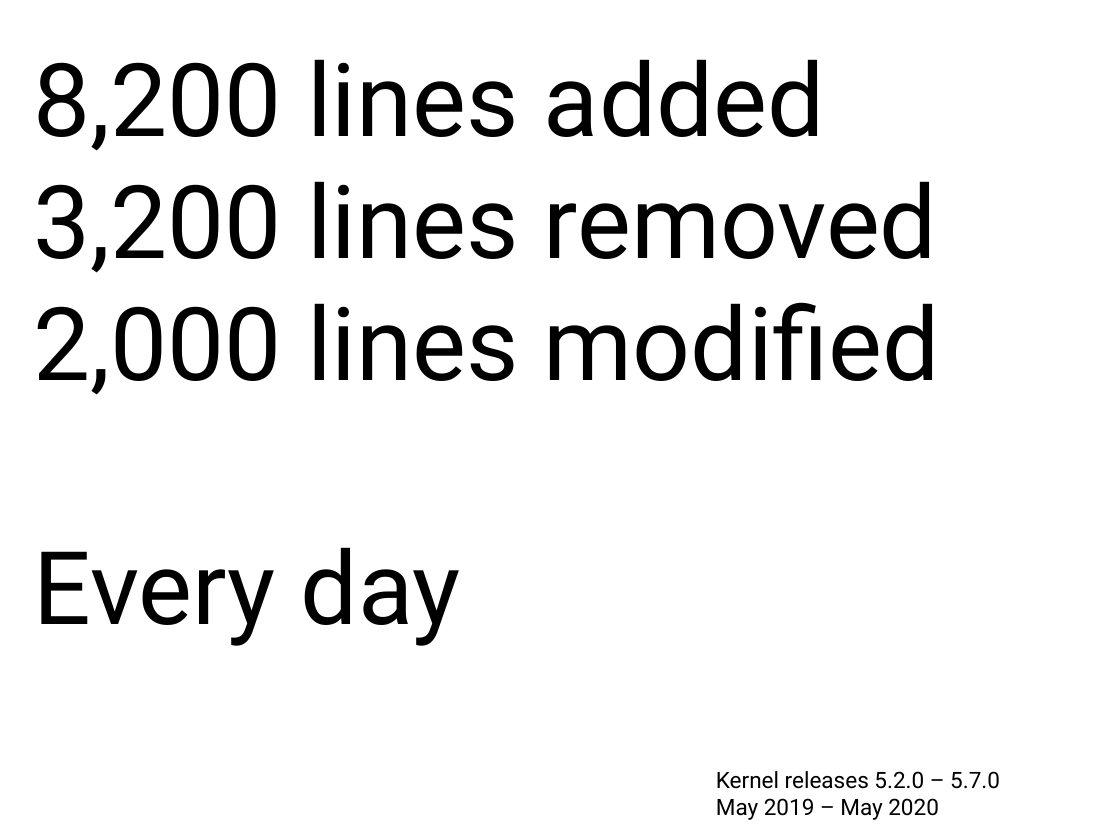
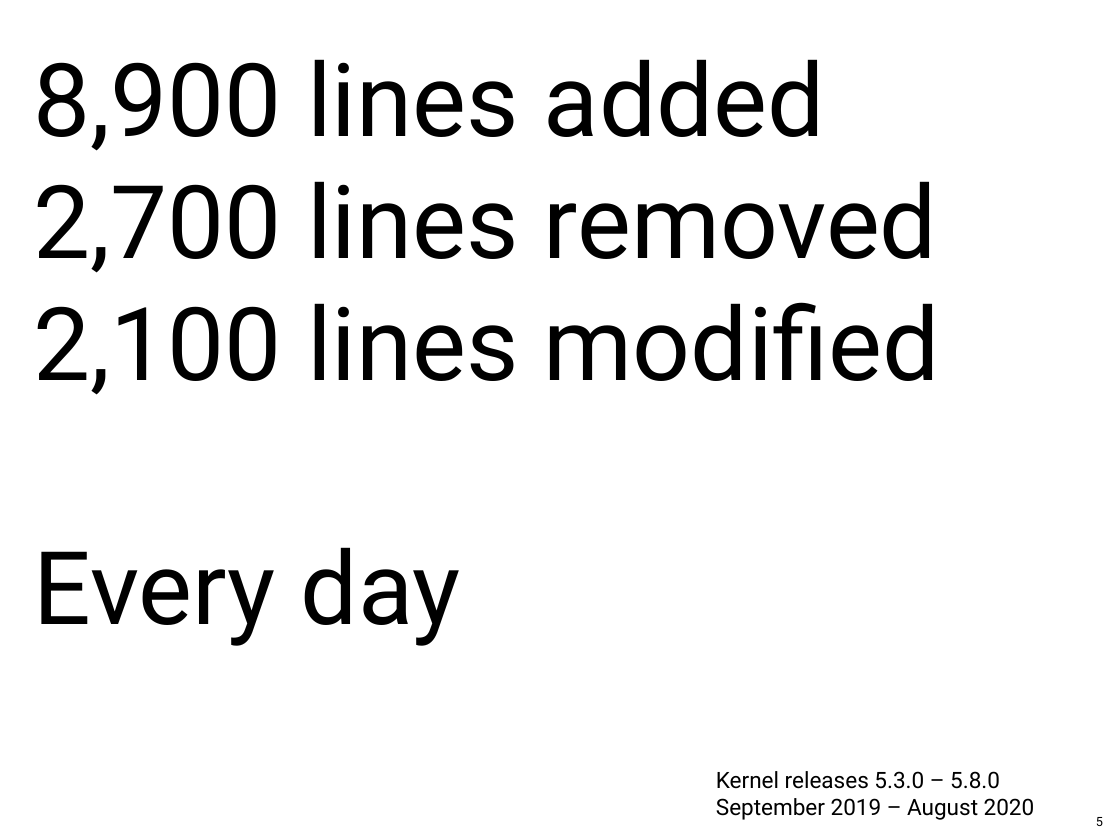
Before and after one commit to gregkh/presentation-release-model, a slide deck: slide 5 of release-model.odp. Drawn at 1120x840 pixels with LibreOffice and Linux fonts; fonts in the diff are those of the drawing. Boxes give left, top, right and bottom in pixels: in the first picture for what was removed or moved away, otherwise in the second. Text is boxed around its words. In the diff, an @@ line names an element or a change of style, - is before the commit and + after.

```diff
--- a/release-model.odp
+++ b/release-model.odp
@@ text at (34, 59, 940, 395): text changed @@
-8,200 lines added
-3,200 lines removed
-2,000 lines modified
+8,900 lines added
+2,700 lines removed
+2,100 lines modified
@@ text at (716, 771, 1035, 820): text changed @@
-Kernel releases 5.2.0 – 5.7.0
-May 2019 – May 2020
+Kernel releases 5.3.0 – 5.8.0
+September 2019 – August 2020
@@ page number added at (1096, 817, 1103, 826), 9 pt, text #000000 @@
+5
```
Also in this commit, not shown: 44 other slides changed, 2 slides added, 2 slides removed, 1 other file.
